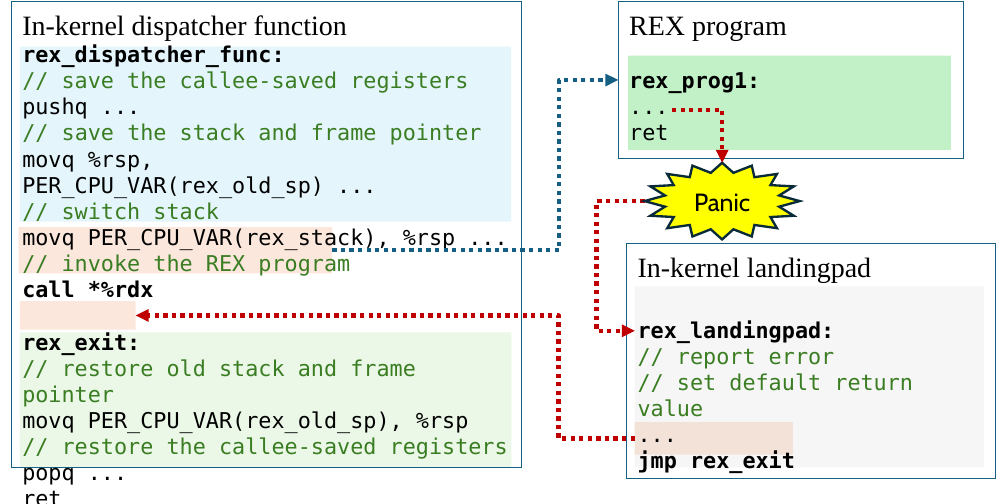
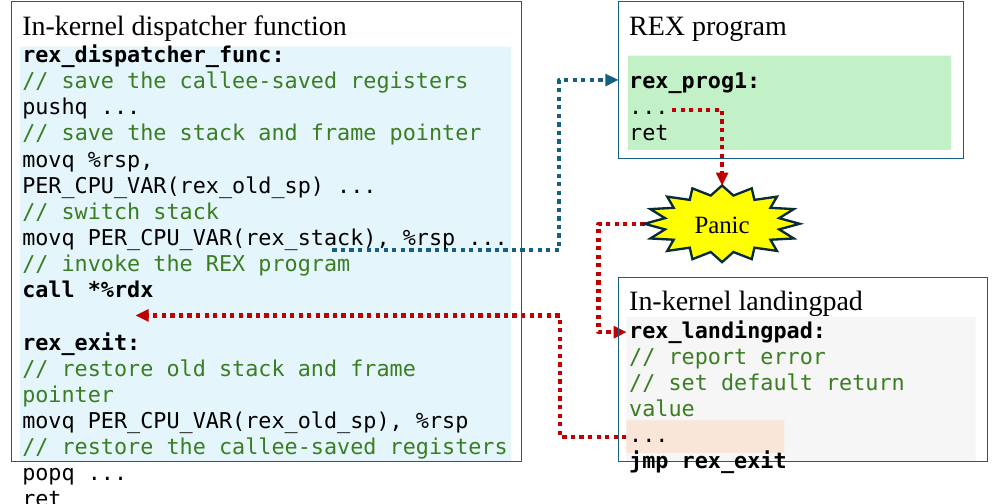
Before and after one commit to upgautamvt/publish-paper, a slide deck: slide 1 of figs/exception_handling.pptx. Drawn at 1008x504 pixels with LibreOffice and Linux fonts; fonts in the diff are those of the drawing. Boxes give left, top, right and bottom in pixels: in the first picture for what was removed or moved away, otherwise in the second. Text is boxed around its words. In the diff, an @@ line names an element or a change of style, - is before the commit and + after.

```diff
--- a/figs/exception_handling.pptx
+++ b/figs/exception_handling.pptx
@@ rectangle "In-kernel dispatcher function": place and size @@
-rectangle "In-kernel dispatcher function" at (11,1,521,467)
+rectangle "In-kernel dispatcher function" at (11,1,521,461)
@@ rectangle: place and size @@
-rectangle at (20,47,512,222)
+rectangle at (20,47,512,463)
@@ elbow arrow moved from (672, 110) - (722, 162) to (672, 110) - (722, 186) @@
@@ star "Panic": place and size @@
-star "Panic" at (644,162,800,239)
+star "Panic" at (644,186,800,262)
@@ star "Panic" at (644,186,800,262): font Cabin to Times New Roman @@
@@ rectangle removed at (19,227,333,273) @@
@@ elbow arrow moved from (644, 202) - (635, 330) to (644, 224) - (626, 333) @@
@@ rectangle "In-kernel landingpad": place and size @@
-rectangle "In-kernel landingpad" at (626,243,995,478)
+rectangle "In-kernel landingpad" at (618,278,987,463)
@@ rectangle removed at (20,301,136,330) @@
@@ elbow arrow moved from (635, 438) - (136, 316) to (626, 437) - (136, 316) @@
@@ rectangle: place and size @@
-rectangle at (635,287,984,468)
+rectangle at (626,317,976,463)
@@ rectangle removed at (20,333,512,468) @@
@@ rectangle: place and size @@
-rectangle at (635,422,793,455)
+rectangle at (626,420,784,452)
```
Also in this commit, not shown: 1 other file.
